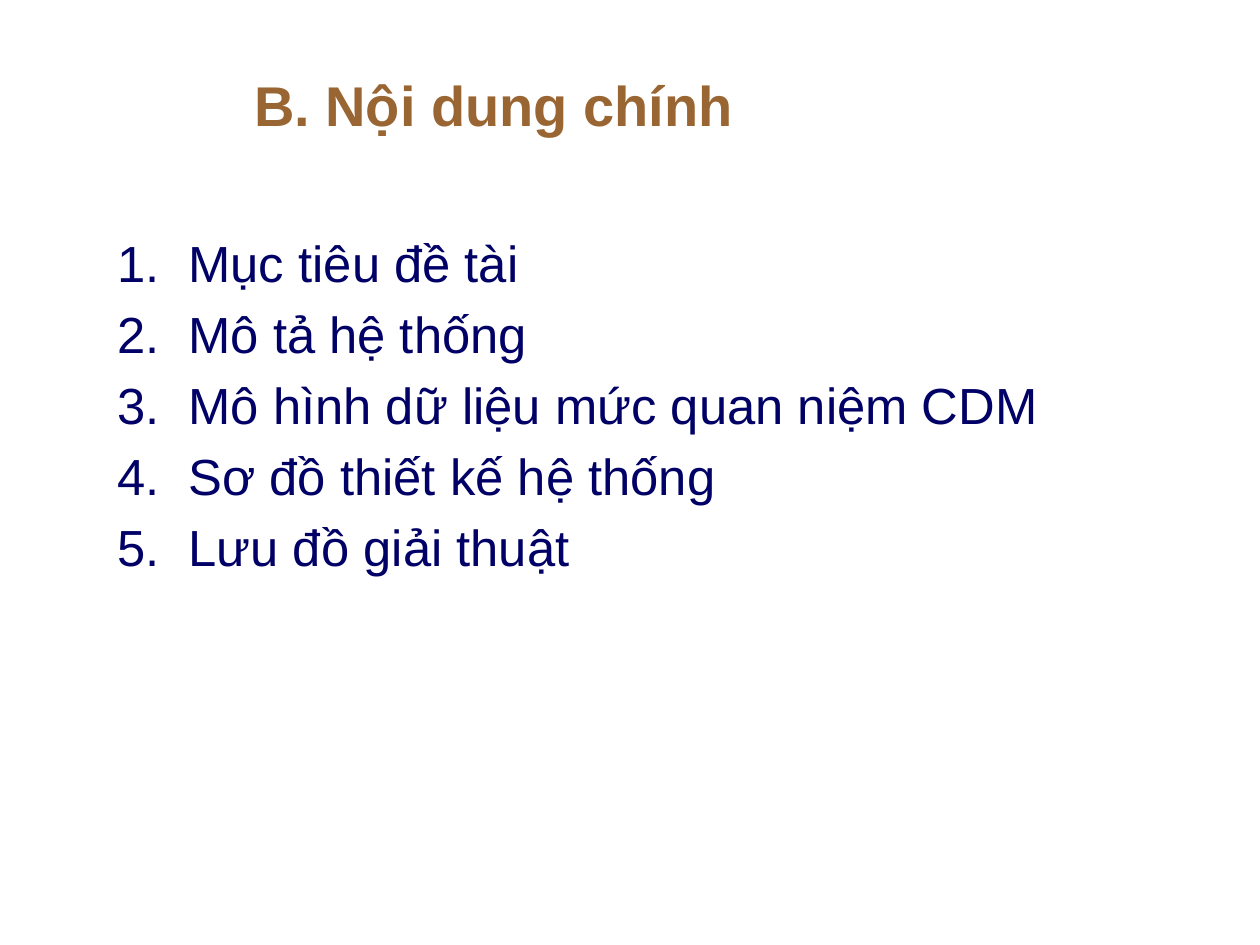
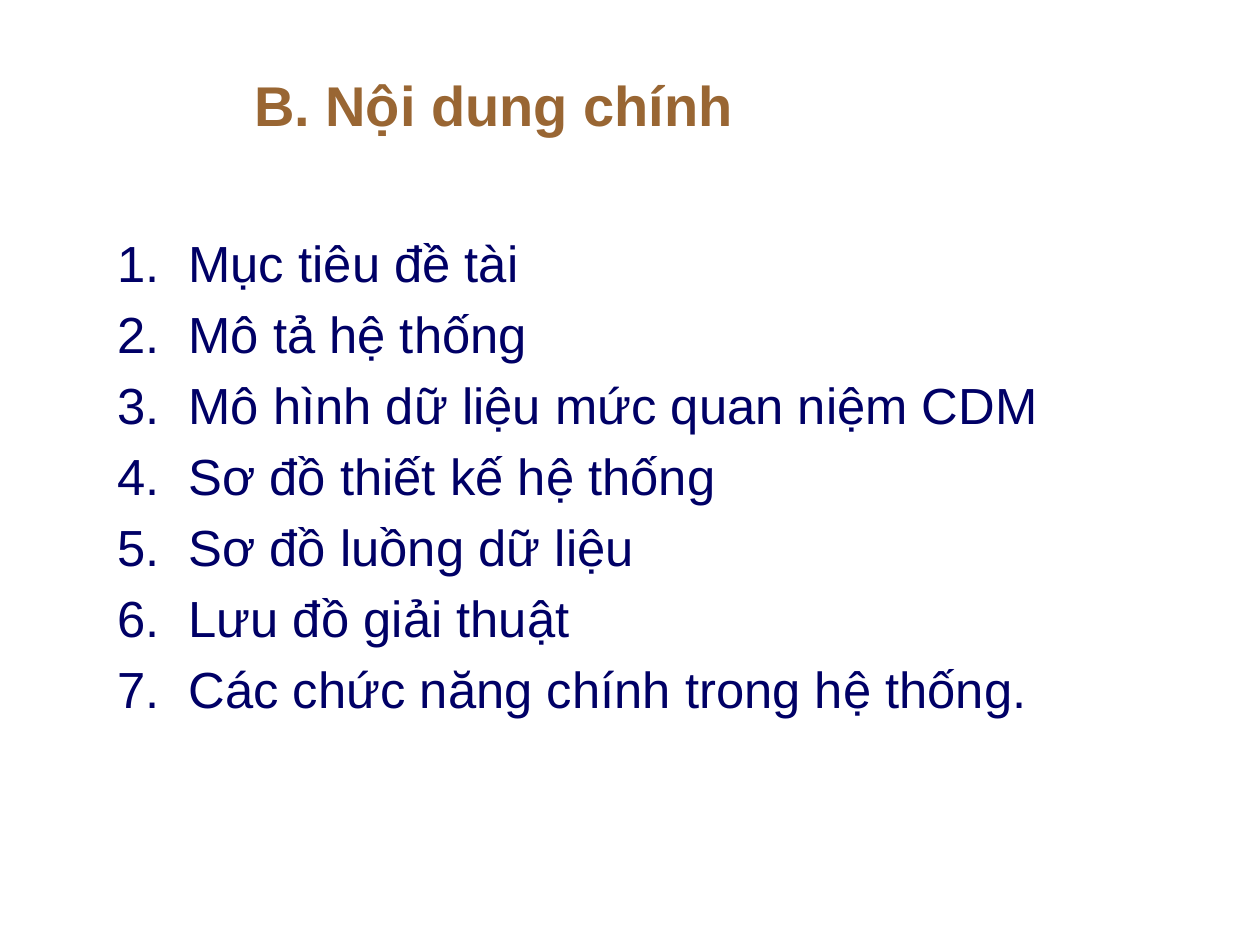
Before and after one commit to khanhpro1996ct/luanvanTN, a slide deck: slide 9 of SlideBaoCaoLVTN_NguyenQuocKhanh.pptx. Drawn at 1260x945 pixels with LibreOffice and Linux fonts; fonts in the diff are those of the drawing; background and template pictures are left out. Boxes give left, top, right and bottom in pixels: in the first picture for what was removed or moved away, otherwise in the second. Text is boxed around its words. In the diff, an @@ line names an element or a change of style, - is before the commit and + after.

```diff
--- a/SlideBaoCaoLVTN_NguyenQuocKhanh.pptx
+++ b/SlideBaoCaoLVTN_NguyenQuocKhanh.pptx
@@ text at (189, 527, 634, 577): paragraph added @@
+5. Sơ đồ luồng dữ liệu
@@ text at (189, 669, 1026, 719): paragraph added @@
+7. Các chức năng chính trong hệ thống.
```
Also in this commit, not shown: 2 other slides changed, 7 slides added, 30 other files.
